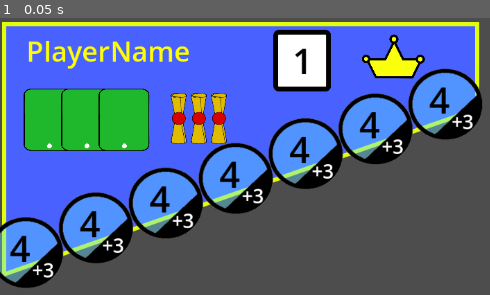
Above: before the commit, frame 1.
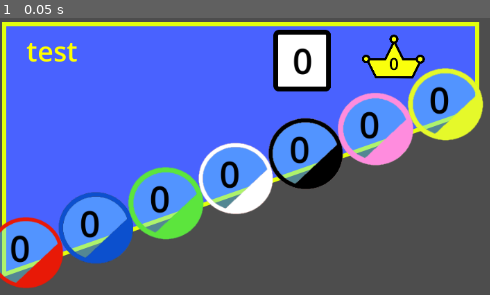
Above: after the commit, the same moment.

Repository: TonyNLM/Dueee
Game: Godot game, scene res://Player_Banner.tscn
Same seed, same stepped clock (60 frames per second), same inputs: the game is played once before the commit and once after it. This scene is started directly instead of the project's main scene.
Inputs:
- Up to frame 1 (0.05 s): no input

The runs differ from the first frame. In frame 1, 19% of the frame differs, in the area x 0-99%, y 8-98%.

Commit message:
pre-adding eye

Diff:
--- a/Godot test/Cost_Parent.gd
+++ b/Godot test/Cost_Parent.gd
@@ -21,6 +21,7 @@
 		return
 	self.visible=true
 	$CostIcon.texture = colourCostIcons[colour]
+	print("Colour change")
 
 func changeCostText(num:int):
 	if num==0:
--- /dev/null
+++ b/Godot test/Player_Banner.gd
@@ -0,0 +1,164 @@
+extends Node2D
+
+
+var TokenCountItems
+var colourSequence = [Enums.TokenColour.Red,Enums.TokenColour.Blue,Enums.TokenColour.Green,Enums.TokenColour.White,Enums.TokenColour.Black,Enums.TokenColour.Pink,Enums.TokenColour.Gold]
+var colourSequenceDict = {Enums.TokenColour.Red: 0,Enums.TokenColour.Blue:1,Enums.TokenColour.Green:2,Enums.TokenColour.White:3,Enums.TokenColour.Black:4,Enums.TokenColour.Pink:5,Enums.TokenColour.Gold:6 }
+
+var Priv_Stack_Elements
+var Reserve_Stack_Elements
+
+var Reserve_Stack_Tier_List
+# Called when the node enters the scene tree for the first time.
+func _ready():
+
+	#init
+	TokenCountItems = [$Token_and_Bonus/PlayerTokenCount0/Cost_Parent, $Token_and_Bonus/PlayerTokenCount1/Cost_Parent, $Token_and_Bonus/PlayerTokenCount2/Cost_Parent, $Token_and_Bonus/PlayerTokenCount3/Cost_Parent, $Token_and_Bonus/PlayerTokenCount4/Cost_Parent, $Token_and_Bonus/PlayerTokenCount5/Cost_Parent, $Token_and_Bonus/PlayerTokenCount6/Cost_Parent]
+	Priv_Stack_Elements = {1:$Priv_Stack/Priv1/Sprite2D,2:$Priv_Stack/Priv2/Sprite2D,3:$Priv_Stack/Priv3/Sprite2D}
+	Reserve_Stack_Elements = [$Reserve_Parent/ReserveSlot1/TierCardBack,$Reserve_Parent/ReserveSlot2/TierCardBack,$Reserve_Parent/ReserveSlot3/TierCardBack]
+	Reserve_Stack_Tier_List = [0,0,0]
+	changeReserveCardTextureByArray(Reserve_Stack_Tier_List)
+	setPlayerScore(0)
+	setPlayerPrivCount(0)
+	setPlayerName("test")
+	setPlayerCrownCount((0))
+	#end init
+
+	initialize_Token_and_Bonus()
+
+	#setPlayerBonusCount(Enums.TokenColour.Blue, 4)
+	#setPlayerTokenCount(Enums.TokenColour.Blue, 5)
+
+#	pushTierCardList(1)
+#	pushTierCardList(2)
+#	pushTierCardList(3)
+#	popTierCardList(2)
+	pass # Replace with function body.
+
+
+
+
+
+# Called every frame. 'delta' is the elapsed time since the previous frame.
+func _process(delta):
+	pass
+
+func initialize_Token_and_Bonus():
+	for i in range(7):
+		TokenCountItems[i].changeCostColour(colourSequence[i])
+		TokenCountItems[i].changeCostText(0)
+		var Bonus = TokenCountItems[i].get_node("Cost_Bonus")
+		Bonus.text = ""
+		if i == 3 or i == 6:
+			Bonus.set("theme_override_colors/default_color", Color(0,0,0))
+
+	pass
+
+
+
+
+func setPlayerTokenCount(colour:Enums.TokenColour, count:int):
+	var PlayerTokenCount = TokenCountItems[colourSequenceDict[colour]]
+	PlayerTokenCount.changeCostText(count)
+
+func setPlayerBonusCount(colour:Enums.TokenColour, count:int):
+	var PlayerBonusCount = TokenCountItems[colourSequenceDict[colour]].get_node("Cost_Bonus")
+	PlayerBonusCount.text = "+"+str(count)
+
+func setPlayerPrivCount(count:int):
+	if count<0 or count>3:
+		return
+	if count==3:
+		Priv_Stack_Elements[1].visible=true
+		Priv_Stack_Elements[2].visible=true
+		Priv_Stack_Elements[3].visible=true
+	if count==2:
+		Priv_Stack_Elements[1].visible=true
+		Priv_Stack_Elements[2].visible=true
+		Priv_Stack_Elements[3].visible=false
+	if count==1:
+		Priv_Stack_Elements[1].visible=true
+		Priv_Stack_Elements[2].visible=false
+		Priv_Stack_Elements[3].visible=false
+	if count==0:
+		Priv_Stack_Elements[1].visible=false
+		Priv_Stack_Elements[2].visible=false
+		Priv_Stack_Elements[3].visible=false
+
+
+func setPlayerScore(score:int):
+	if score<0:
+		return
+	$PlayerScore/CardPoints.text = str(score)
+
+func setPlayerName(Playername:String):
+	$PlayerName.text = Playername
+
+func setPlayerCrownCount(count:int):
+	$Crown_Base/Crown_Count.text= str(count)
+
+
+
+
+
+
+
+#Function for reserve cards
+
+func pushTierCardList(tier:int):
+	var i=0
+	var found_position=false
+	print(Reserve_Stack_Tier_List)
+	while(i<3 and found_position == false):
+		print(Reserve_Stack_Tier_List[i])
+		if Reserve_Stack_Tier_List[i]==0:
+			found_position = true
+
+		else:
+			i+=1
+
+	if found_position == false:
+		print("Failed To Reserve Card")
+		return
+	Reserve_Stack_Tier_List[i]=tier
+	changeReserveCardTexture(i, tier)
+
+func popTierCardList(tier:int):
+	var i=0
+	var found_position=false
+	while(i<3):
+		if found_position == true:
+			Reserve_Stack_Tier_List[i-1] = Reserve_Stack_Tier_List[i]
+		if Reserve_Stack_Tier_List[i]==tier:
+			found_position = true
+
+
+
+		i+=1
+
+	if found_position == false:
+		print("Failed To Purchase Reserved Card")
+		return
+
+	Reserve_Stack_Tier_List[2]=0
+	changeReserveCardTextureByArray(Reserve_Stack_Tier_List)
+
+
+
+
+func changeReserveCardTextureByArray(Tier_List:Array):
+	for i in range(3):
+		changeReserveCardTexture(i, Tier_List[i])
+	pass
+
+func changeReserveCardTexture(slot: int, tier:int):
+	if tier<0 or tier>3:
+		return
+	if tier==0:
+		Reserve_Stack_Elements[slot].visible = false
+		return
+	Reserve_Stack_Elements[slot].visible = true
+	Reserve_Stack_Elements[slot].ChangeTierCardBack(tier)
+
+
+#end of function for reserve cards
--- a/Godot test/Player_Banner.tscn
+++ b/Godot test/Player_Banner.tscn
@@ -1,14 +1,15 @@
 [gd_scene load_steps=8 format=3 uid="uid://c63li1egl8ecb"]
 
 [ext_resource type="Texture2D" uid="uid://gf1sehhh3ygi" path="res://Fairy Pics/PlayerTrapeziumBoard1.png" id="1_2hapc"]
-[ext_resource type="Script" path="res://Token_and_Bonus.gd" id="2_xwt0r"]
+[ext_resource type="Script" path="res://Player_Banner.gd" id="1_wf783"]
 [ext_resource type="PackedScene" uid="uid://p623nwbfa560" path="res://cost_parent.tscn" id="3_ojrvx"]
 [ext_resource type="PackedScene" uid="uid://isve7fjjr7cm" path="res://crown_base.tscn" id="4_6qwlf"]
 [ext_resource type="Texture2D" uid="uid://bocoi7cjvev3l" path="res://Fairy Pics/Decree.png" id="5_jijjw"]
 [ext_resource type="Texture2D" uid="uid://ddbj6cbwvq2k7" path="res://Fairy Pics/card_score.png" id="6_lxnjm"]
 [ext_resource type="PackedScene" uid="uid://bs6wu36h0m2wv" path="res://tier_card_back.tscn" id="7_ekrsb"]
 
-[node name="Node2D" type="Node2D"]
+[node name="Player_Banner" type="Node2D"]
+script = ExtResource("1_wf783")
 
 [node name="Blue_Base" type="Sprite2D" parent="."]
 position = Vector2(335, 252)
@@ -21,7 +22,6 @@
 offset_bottom = 324.0
 rotation = -0.340339
 scale = Vector2(3.24, 3.264)
-script = ExtResource("2_xwt0r")
 
 [node name="PlayerTokenCount0" type="CenterContainer" parent="Token_and_Bonus"]
 custom_minimum_size = Vector2(29.06, 0)
@@ -138,6 +138,17 @@
 [node name="Crown_Base" parent="." instance=ExtResource("4_6qwlf")]
 position = Vector2(496, -15)
 scale = Vector2(0.235, 0.235)
+
+[node name="Crown_Count" type="RichTextLabel" parent="Crown_Base"]
+offset_left = 276.596
+offset_top = 272.34
+offset_right = 338.596
+offset_bottom = 356.34
+scale = Vector2(1.71, 1.71)
+theme_override_colors/default_color = Color(0, 0, 0, 1)
+theme_override_font_sizes/normal_font_size = 60
+text = "1
+"
 
 [node name="Priv_Stack" type="HBoxContainer" parent="."]
 offset_left = 246.0
@@ -145,29 +156,29 @@
 offset_right = 345.0
 offset_bottom = 186.0
 
-[node name="CenterContainer" type="CenterContainer" parent="Priv_Stack"]
+[node name="Priv1" type="CenterContainer" parent="Priv_Stack"]
 custom_minimum_size = Vector2(25, 0)
 layout_mode = 2
 
-[node name="Sprite2D" type="Sprite2D" parent="Priv_Stack/CenterContainer"]
+[node name="Sprite2D" type="Sprite2D" parent="Priv_Stack/Priv1"]
 position = Vector2(12, 35)
 scale = Vector2(0.381188, 0.389952)
 texture = ExtResource("5_jijjw")
 
-[node name="CenterContainer3" type="CenterContainer" parent="Priv_Stack"]
+[node name="Priv2" type="CenterContainer" parent="Priv_Stack"]
 custom_minimum_size = Vector2(25, 0)
 layout_mode = 2
 
-[node name="Sprite2D" type="Sprite2D" parent="Priv_Stack/CenterContainer3"]
+[node name="Sprite2D" type="Sprite2D" parent="Priv_Stack/Priv2"]
 position = Vector2(12, 35)
 scale = Vector2(0.381188, 0.389952)
 texture = ExtResource("5_jijjw")
 
-[node name="CenterContainer2" type="CenterContainer" parent="Priv_Stack"]
+[node name="Priv3" type="CenterContainer" parent="Priv_Stack"]
 custom_minimum_size = Vector2(25, 0)
 layout_mode = 2
 
-[node name="Sprite2D" type="Sprite2D" parent="Priv_Stack/CenterContainer2"]
+[node name="Sprite2D" type="Sprite2D" parent="Priv_Stack/Priv3"]
 position = Vector2(12, 35)
 scale = Vector2(0.381188, 0.389952)
 texture = ExtResource("5_jijjw")
@@ -197,29 +208,29 @@
 theme_override_font_sizes/normal_font_size = 40
 text = "PlayerName"
 
-[node name="HBoxContainer" type="HBoxContainer" parent="."]
+[node name="Reserve_Parent" type="HBoxContainer" parent="."]
 offset_left = 31.0
 offset_top = 97.0
 offset_right = 267.0
 offset_bottom = 137.0
 
-[node name="CenterContainer" type="CenterContainer" parent="HBoxContainer"]
+[node name="ReserveSlot1" type="CenterContainer" parent="Reserve_Parent"]
 custom_minimum_size = Vector2(50, 0)
 layout_mode = 2
 
-[node name="TierCardBack" parent="HBoxContainer/CenterContainer" instance=ExtResource("7_ekrsb")]
+[node name="TierCardBack" parent="Reserve_Parent/ReserveSlot1" instance=ExtResource("7_ekrsb")]
 scale = Vector2(0.1, 0.1)
 
-[node name="CenterContainer2" type="CenterContainer" parent="HBoxContainer"]
+[node name="ReserveSlot2" type="CenterContainer" parent="Reserve_Parent"]
 custom_minimum_size = Vector2(50, 0)
 layout_mode = 2
 
-[node name="TierCardBack" parent="HBoxContainer/CenterContainer2" instance=ExtResource("7_ekrsb")]
+[node name="TierCardBack" parent="Reserve_Parent/ReserveSlot2" instance=ExtResource("7_ekrsb")]
 scale = Vector2(0.1, 0.1)
 
-[node name="CenterContainer3" type="CenterContainer" parent="HBoxContainer"]
+[node name="ReserveSlot3" type="CenterContainer" parent="Reserve_Parent"]
 custom_minimum_size = Vector2(50, 0)
 layout_mode = 2
 
-[node name="TierCardBack" parent="HBoxContainer/CenterContainer3" instance=ExtResource("7_ekrsb")]
+[node name="TierCardBack" parent="Reserve_Parent/ReserveSlot3" instance=ExtResource("7_ekrsb")]
 scale = Vector2(0.1, 0.1)
--- a/Godot test/Token_and_Bonus.gd
+++ b/Godot test/Token_and_Bonus.gd
@@ -1,16 +1 @@
 extends HBoxContainer
-
-var TokenCountItems = [$PlayerTokenCount0/Cost_Parent, $PlayerTokenCount1/Cost_Parent, $PlayerTokenCount2/Cost_Parent, $PlayerTokenCount3/Cost_Parent, $PlayerTokenCount4/Cost_Parent, $PlayerTokenCount5/Cost_Parent, $PlayerTokenCount6/Cost_Parent]
-# Called when the node enters the scene tree for the first time.
-func _ready():
-	pass # Replace with function body.
-
-
-func initialize_self():
-
-	pass
-
-
-# Called every frame. 'delta' is the elapsed time since the previous frame.
-func _process(delta):
-	pass
--- a/Godot test/card_base.tscn
+++ b/Godot test/card_base.tscn
@@ -53,6 +53,7 @@
 scale = Vector2(0.1, 0.1)
 
 [node name="Crown_Base" parent="." instance=ExtResource("8_x602n")]
+position = Vector2(318, -154)
 
 [node name="CardToken" parent="." instance=ExtResource("7_hip5k")]
 position = Vector2(540, -160)
